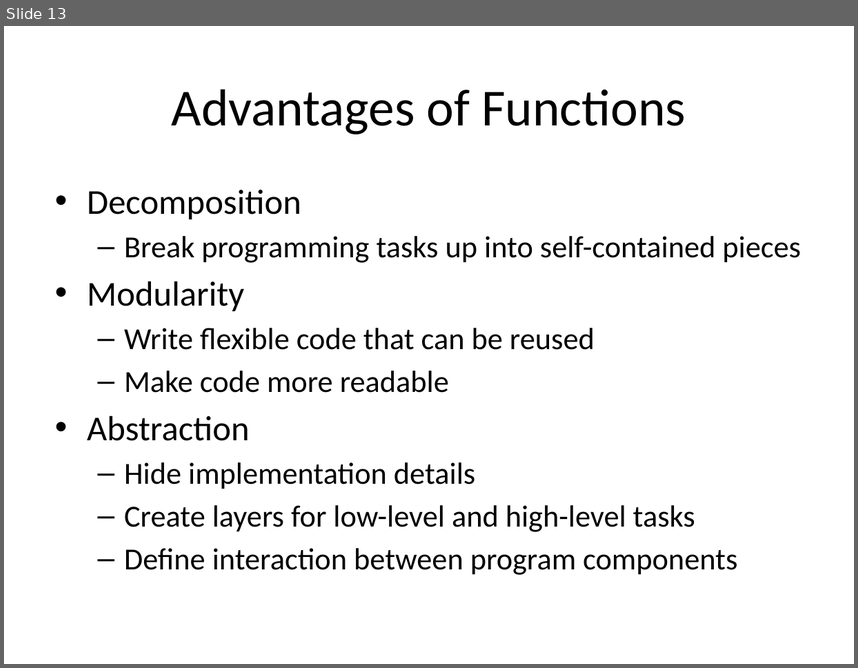
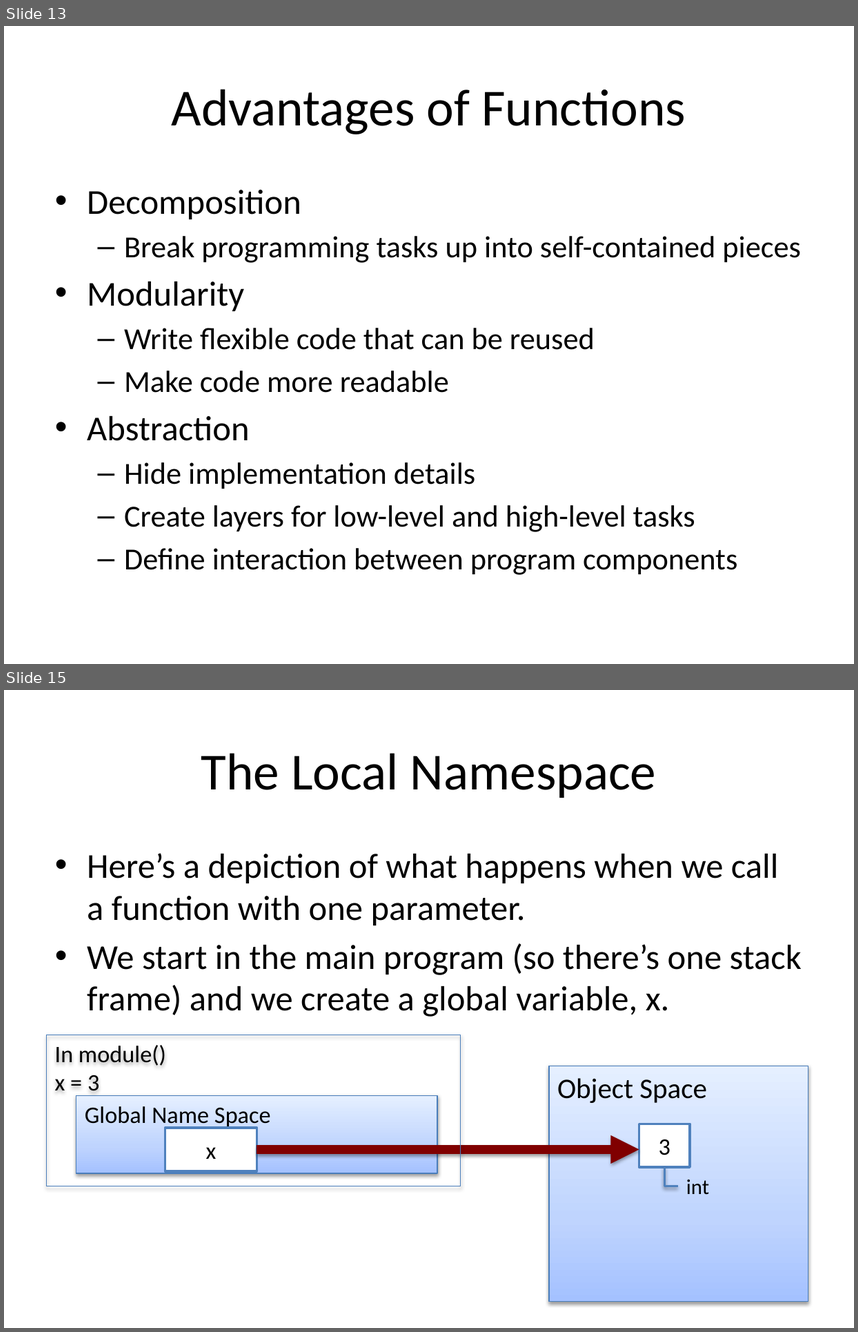
Before and after one commit to zengm71/Course-Overview, a slide deck: lesson_4/Functions.pptx. Shown one above the other, each under a label of ours: slide 13 before the commit, slides 13 and 15 after it; the slides between them are not shown. The pictures are 858x668 and 858x1332 pixels, drawn with LibreOffice and Linux fonts; fonts in the diff are those of the drawing. Boxes give left, top, right and bottom in pixels: in the first picture for what was removed or moved away, otherwise in the second. Text is boxed around its words. In the diff, an @@ line names an element or a change of style, - is before the commit and + after.

Commit message:
finished the functions lesson

```diff
--- a/lesson_4/Functions.pptx
+++ b/lesson_4/Functions.pptx
@@ slide 15 added at [4,690,854,1328], background #FFFFFF @@
@@ title added at [201,753,656,798], 44 pt, text #000000 @@
+The Local Namespace
@@ text added at [87,853,802,1016], 29.6 pt, text #000000 @@
+• Here’s a depiction of what happens when we call a function with one parameter.
+• We start in the main program (so there’s one stack frame) and we create a global variable, x.
@@ rectangle added at [47,1034,461,1185], outline #4B7EBC 0.75 pt, 20 pt, text #000000 @@
+In module()
+x = 3
@@ rectangle added at [549,1066,808,1301], fill gradient #A4C4FF to #BFD4FF to #E6EEFF, outline #4B7EBC 0.75 pt, 24 pt, text #000000 @@
+Object Space
@@ rectangle added at [76,1096,437,1173], fill gradient #A4C4FF to #BFD4FF to #E6EEFF, outline #4B7EBC 0.75 pt, 20 pt, text #000000 @@
+Global Name Space
@@ rectangle added at [639,1123,690,1167], fill #FFFFFF, outline #4F81BD 2 pt, 20 pt, text #000000 @@
+3
@@ rectangle added at [165,1127,257,1171], fill #FFFFFF, outline #4F81BD 2 pt, 20 pt, text #000000 @@
+x
@@ arrow added from (257, 1149) to (639, 1149), #800000 8 pt @@
@@ elbow line added from (664, 1167) to (678, 1185), #4F81BD 2 pt @@
@@ text added at [686,1179,709,1194], 18 pt, text #000000 @@
+int
```
Also in this commit, not shown: 1 slide changed, 5 other slides added, 3 slides removed, 7 other files.
